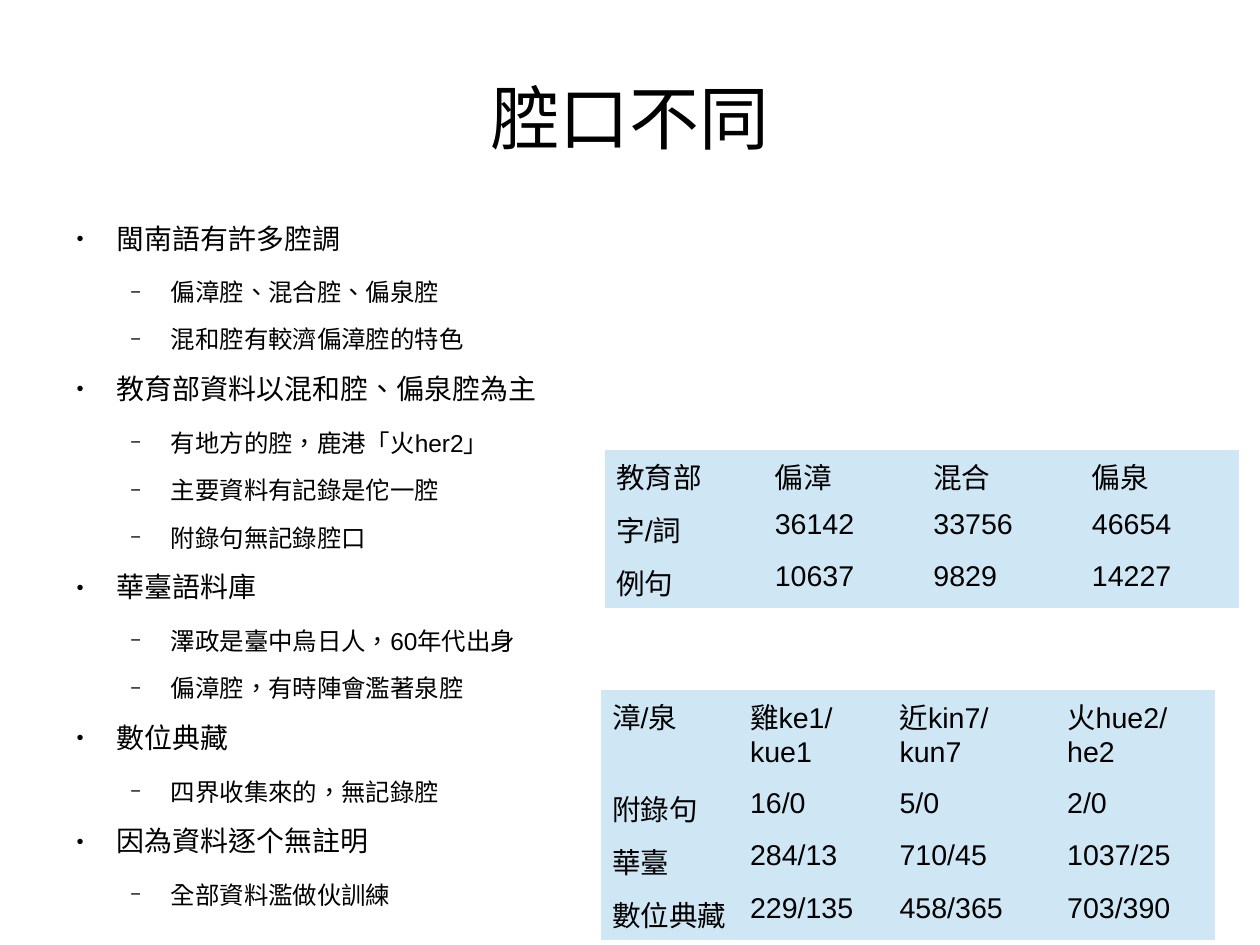
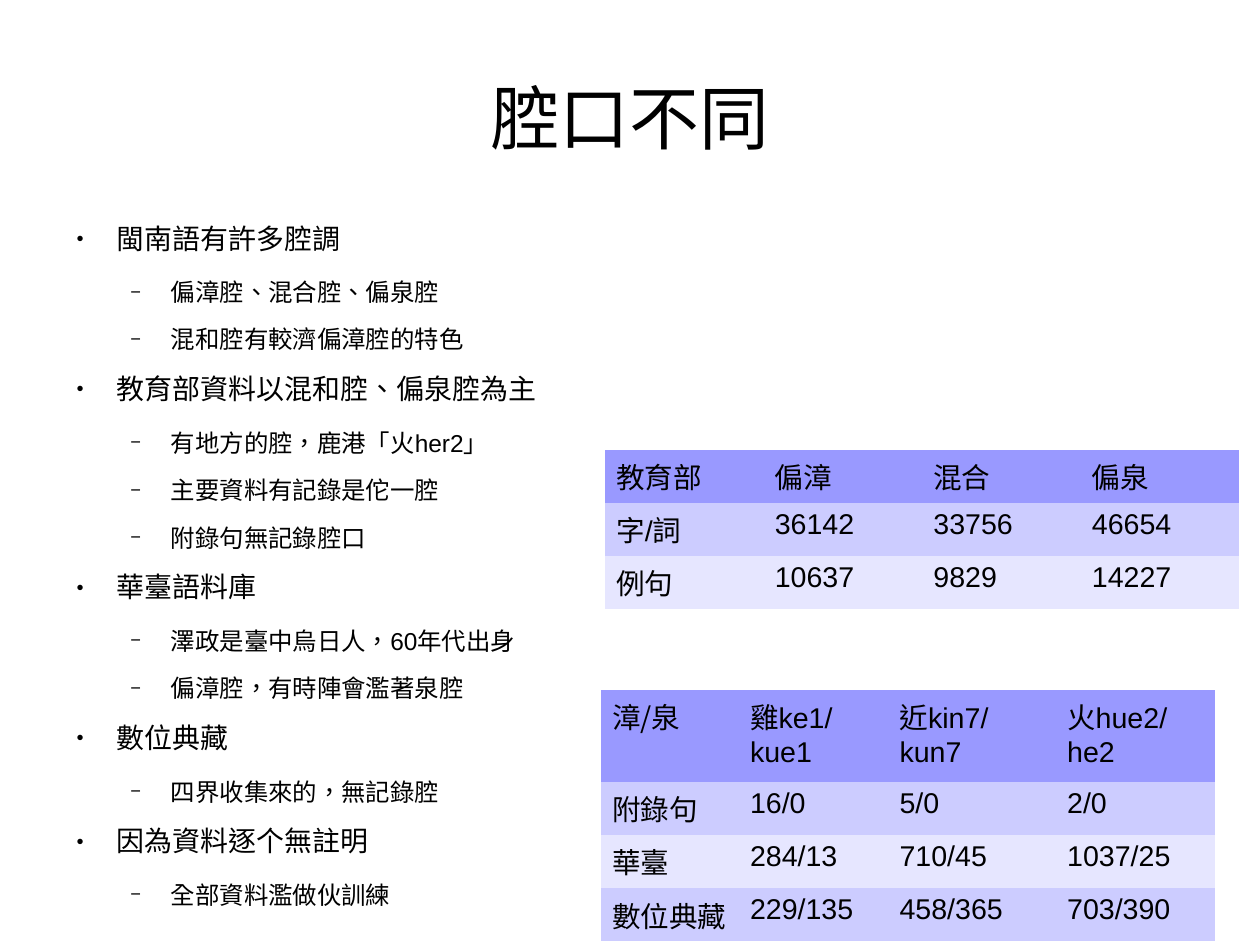
Before and after one commit to sih4sing5hong5/po3-ko3_tau5-iann2-phinn3, a slide deck: slide 18 of 翻譯報告.odp. Drawn at 1260x945 pixels with LibreOffice and Linux fonts; fonts in the diff are those of the drawing. Boxes give left, top, right and bottom in pixels: in the first picture for what was removed or moved away, otherwise in the second. Text is boxed around its words. In the diff, an @@ line names an element or a change of style, - is before the commit and + after.

```diff
--- a/翻譯報告.odp
+++ b/翻譯報告.odp
@@ table at bbox=[605, 449, 1241, 601] @@
@@ fill #CFE7F5 to #9999FF in row 1 @@
@@ fill #CFE7F5 to #CCCCFF in row 2 @@
@@ fill #CFE7F5 to #E6E6FF in row 3 @@
@@ font Arial to Noto Sans CJK SC in "教育部" @@
@@ table at bbox=[601, 689, 1217, 934] @@
@@ fill #CFE7F5 to #9999FF in row 1 @@
@@ fill #CFE7F5 to #CCCCFF in 8 cells @@
@@ fill #CFE7F5 to #E6E6FF in row 3 @@
@@ font Arial to Noto Sans CJK SC in "漳/泉" @@
```
Also in this commit, not shown: 3 other slides changed.
